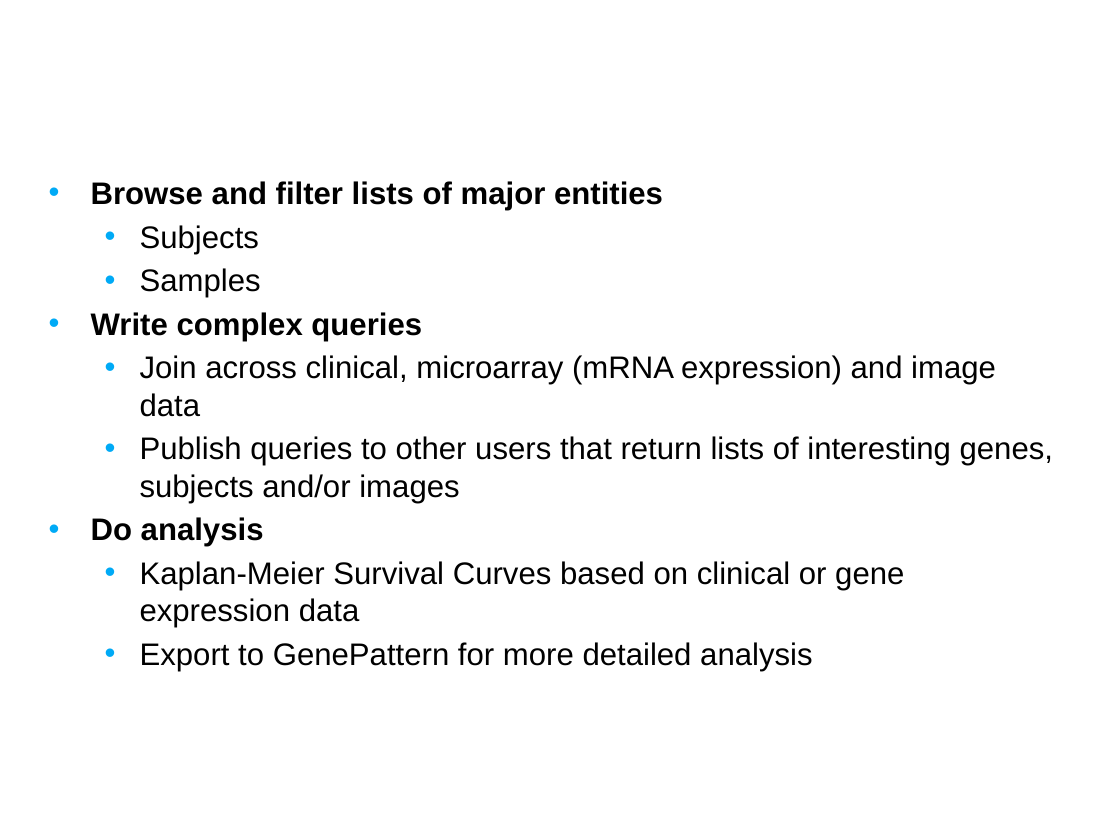
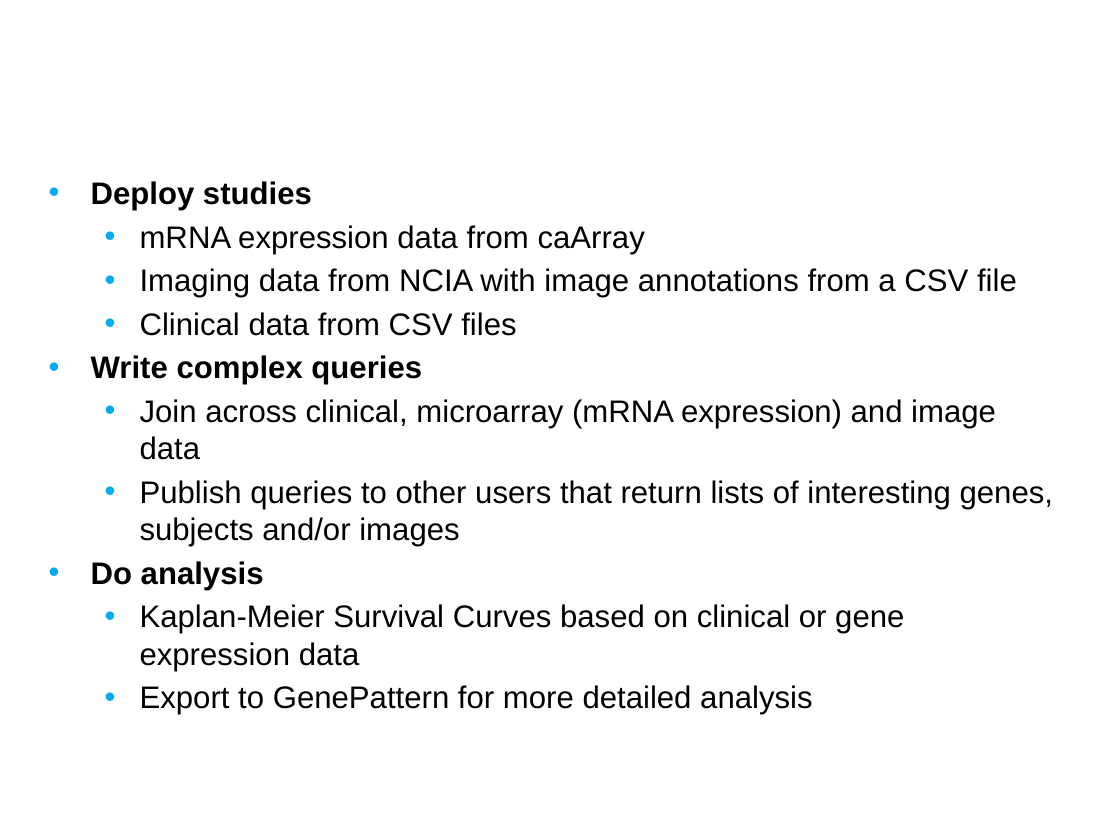
Before and after one commit to NCIP/caintegrator, a slide deck: slide 6 of docs/project_management/external_meetings/Pre Alpha Release Intro Slides.pptx. Drawn at 1120x840 pixels with LibreOffice and Linux fonts; fonts in the diff are those of the drawing; background and template pictures are left out. Boxes give left, top, right and bottom in pixels: in the first picture for what was removed or moved away, otherwise in the second. Text is boxed around its words. In the diff, an @@ line names an element or a change of style, - is before the commit and + after.

```diff
--- a/docs/project_management/external_meetings/Pre Alpha Release Intro Slides.pptx
+++ b/docs/project_management/external_meetings/Pre Alpha Release Intro Slides.pptx
@@ text at <box>91,181,1017,336</box>: text changed; bold off @@
-• Browse and filter lists of major entities
-  • Subjects
-  • Samples
+• Deploy studies
+  • mRNA expression data from caArray
+  • Imaging data from NCIA with image annotations from a CSV file
+  • Clinical data from CSV files
```
Also in this commit, not shown: 2 other slides changed, 1 slide added, 1 slide removed.
